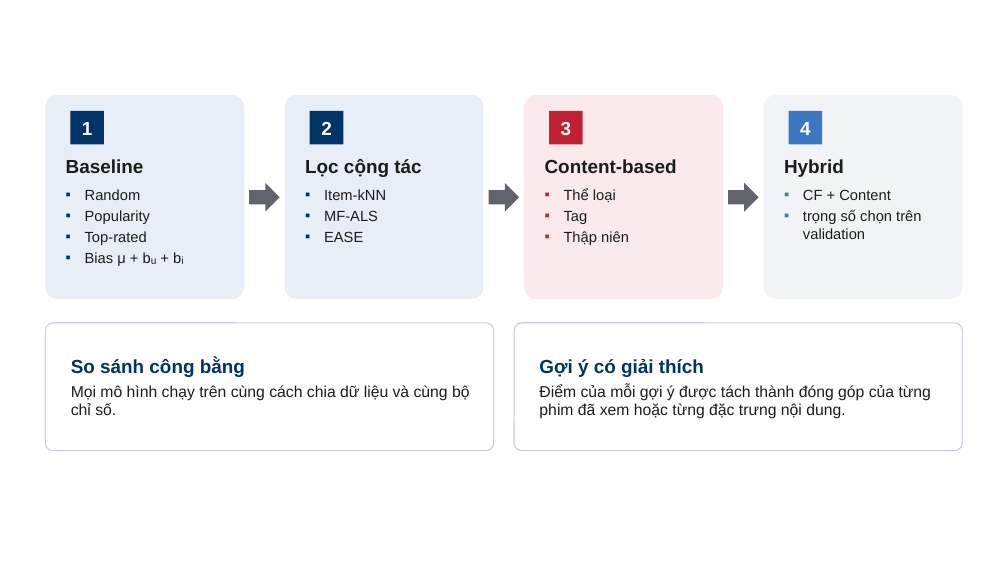
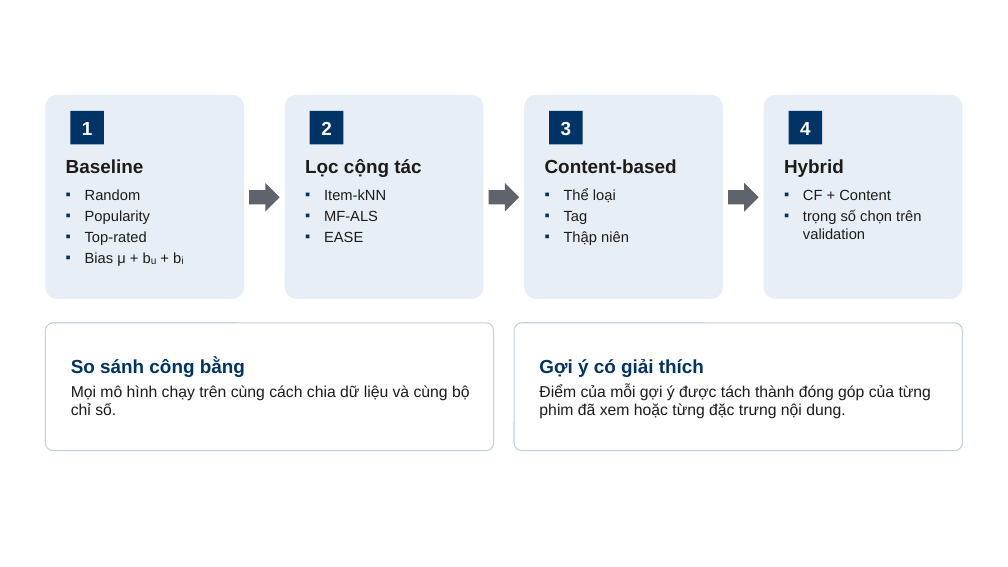
Before and after one commit to DucanhDaniel/he-goi-y, a slide deck: slide 10 of slides/Gioi_thieu_de_tai_He_goi_y_phim_HUST.pptx. Drawn at 1008x567 pixels with LibreOffice and Linux fonts; fonts in the diff are those of the drawing; background and template pictures are left out. Boxes give left, top, right and bottom in pixels: in the first picture for what was removed or moved away, otherwise in the second. Text is boxed around its words. In the diff, an @@ line names an element or a change of style, - is before the commit and + after.

```diff
--- a/slides/Gioi_thieu_de_tai_He_goi_y_phim_HUST.pptx
+++ b/slides/Gioi_thieu_de_tai_He_goi_y_phim_HUST.pptx
@@ rounded rectangle at (524, 95, 723, 299): fill #FAEAEC to #E8EEF5 @@
@@ rectangle "3" at (550, 111, 583, 144): fill #C02034 to #003366 @@
@@ rounded rectangle at (764, 95, 963, 299): fill #F1F3F6 to #E8EEF5 @@
@@ rectangle "4" at (789, 111, 822, 144): fill #3A78C2 to #003366 @@
@@ text at (564, 188, 629, 245): bullet colour #C02034 to #003366 @@
```
Also in this commit, not shown: 10 other slides changed, 1 slide added, 2 slides removed, 8 other files.
